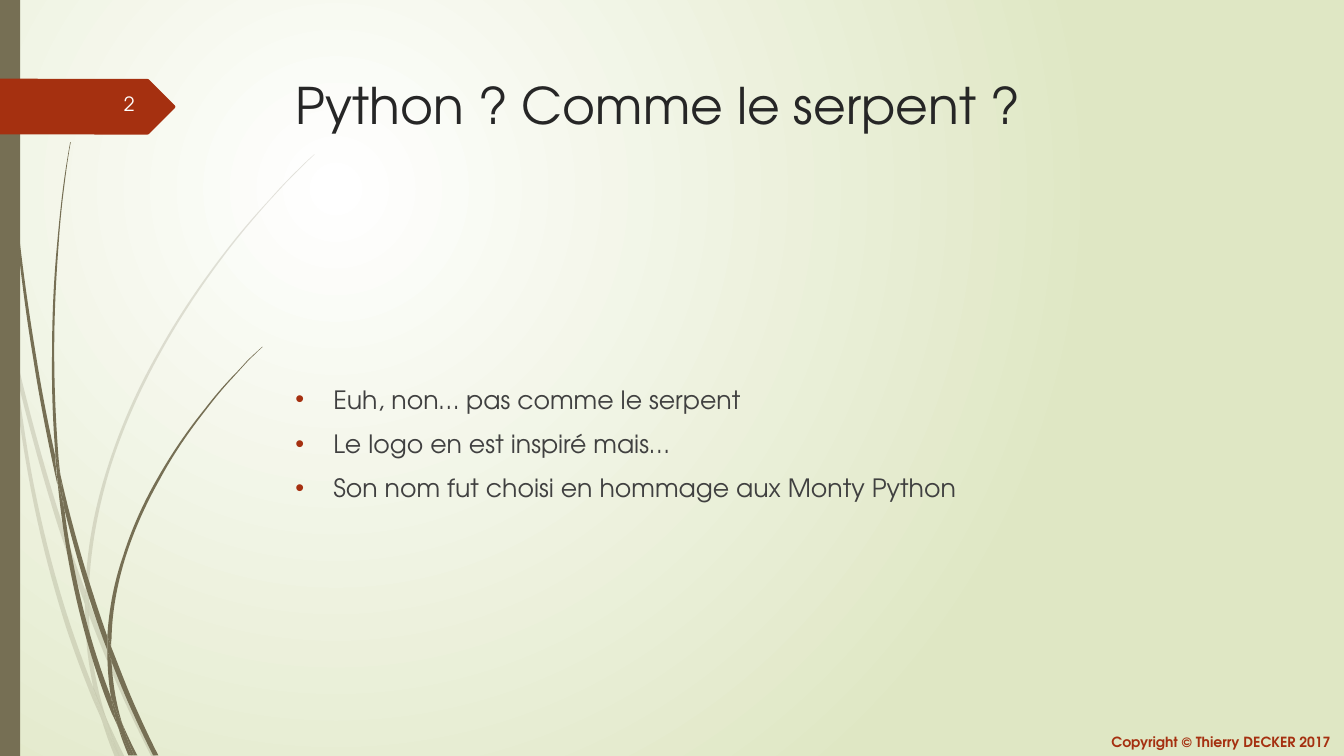
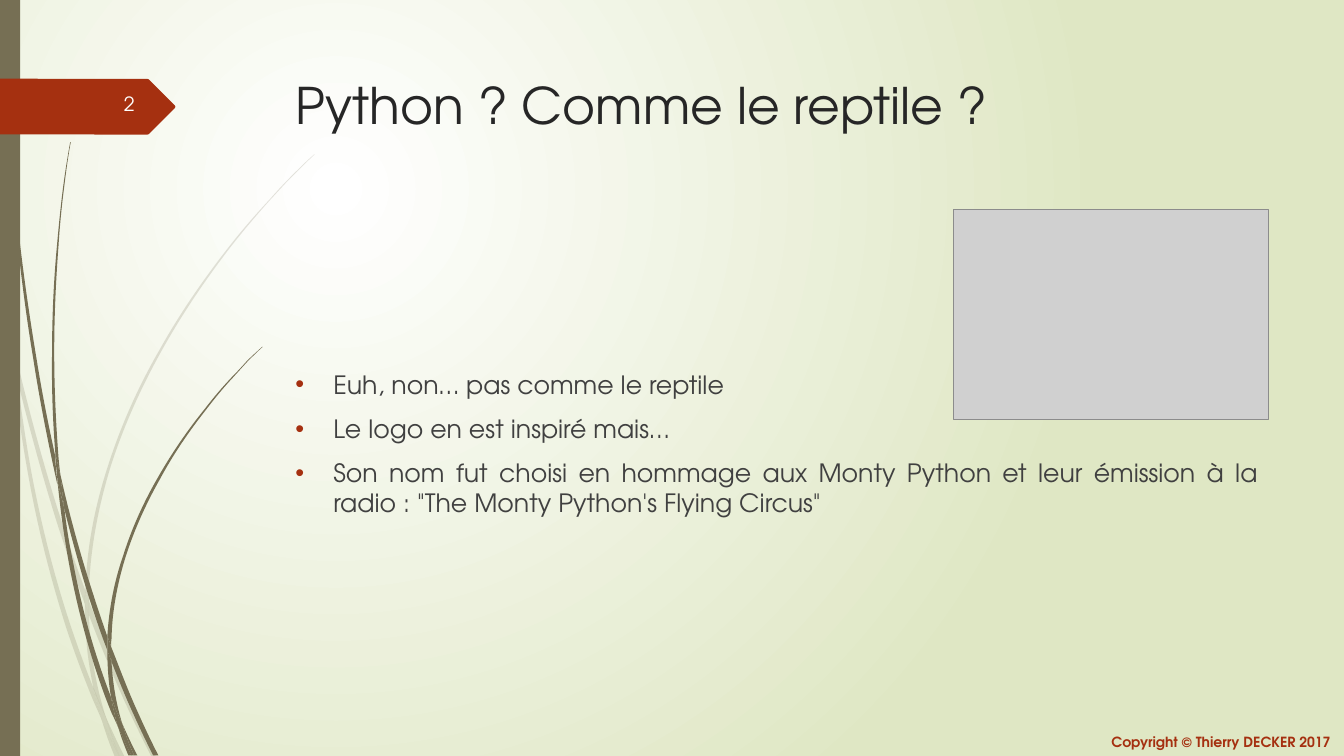
Before and after one commit to VikmanTheRacoon/learning-python, a slide deck: slide 2 of documentations/learning-python.pptx. Drawn at 1344x756 pixels with LibreOffice and Linux fonts; fonts in the diff are those of the drawing; grey boxes stand for pictures. Boxes give left, top, right and bottom in pixels: in the first picture for what was removed or moved away, otherwise in the second. Text is boxed around its words. In the diff, an @@ line names an element or a change of style, - is before the commit and + after.

```diff
--- a/documentations/learning-python.pptx
+++ b/documentations/learning-python.pptx
@@ title at (x1=296, y1=86, x2=944, y2=134): text changed @@
-Python ? Comme le serpent ?
+Python ? Comme le reptile ?
@@ picture added at (x1=954, y1=210, x2=1268, y2=419) @@
@@ text at (x1=333, y1=375, x2=724, y2=399): text changed @@
-• Euh, non… pas comme le serpent
+• Euh, non… pas comme le reptile
@@ text at (x1=333, y1=463, x2=1257, y2=518): text changed @@
-• Son nom fut choisi en hommage aux Monty Python
+• Son nom fut choisi en hommage aux Monty Python et leur émission à la radio : "The Monty Python's Flying Circus"
```
Also in this commit, not shown: 4 other slides changed, 8 slides added, 1 other file.
